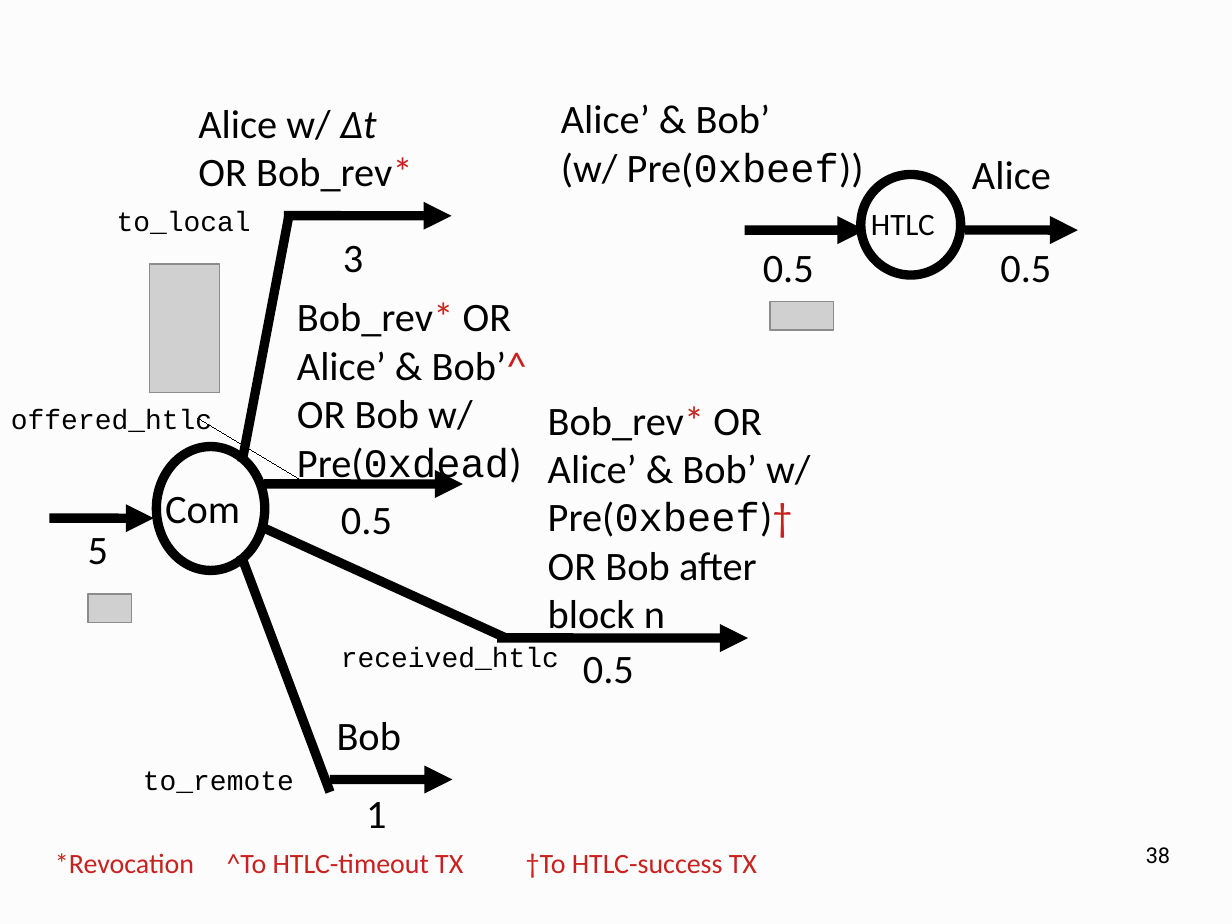
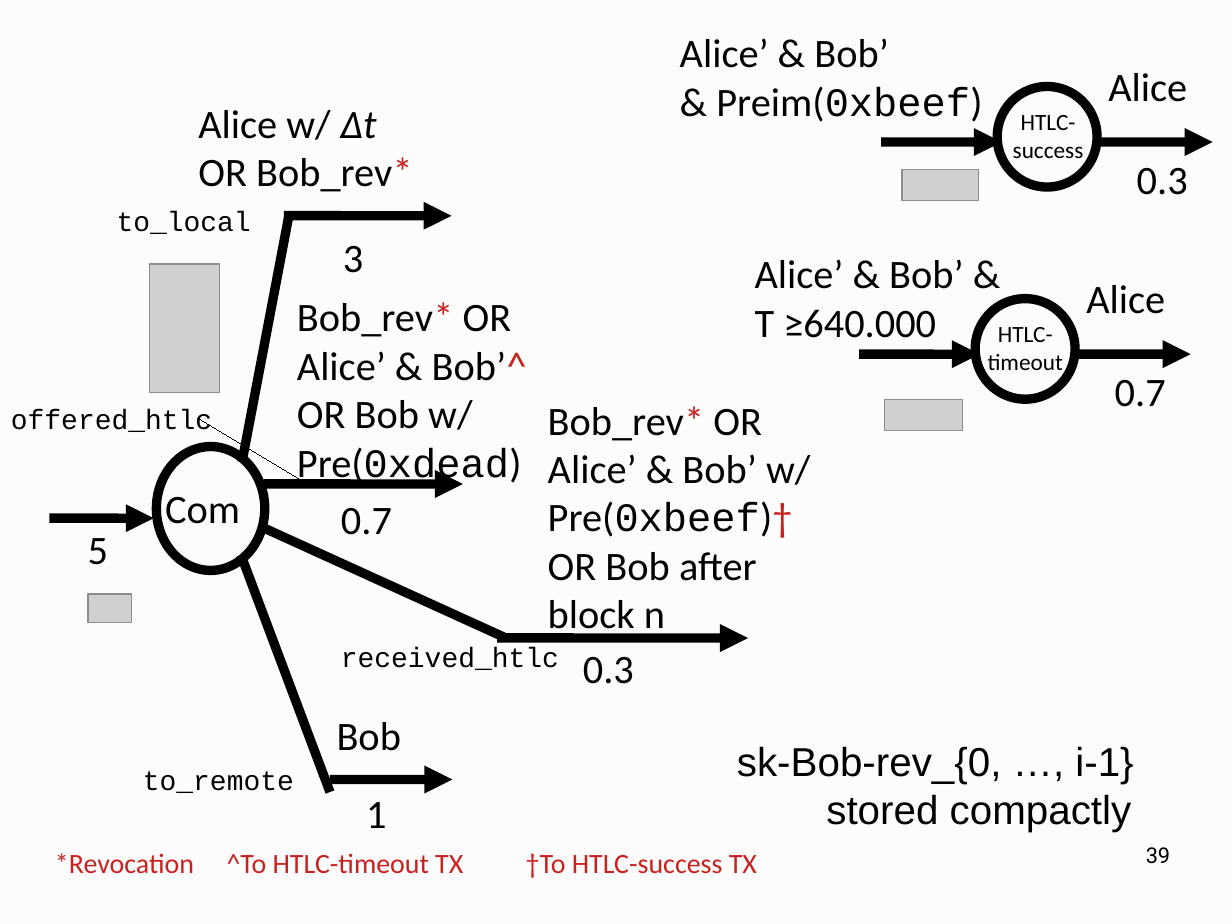
Before and after one commit to OrfeasLitos/PaymentChannels, a slide deck: slide 39 of one-hour-slides/direct-channels-slides.odp (slide 38 before the commit). Drawn at 1232x924 pixels with LibreOffice and Linux fonts; fonts in the diff are those of the drawing; grey boxes stand for pictures. Boxes give left, top, right and bottom in pixels: in the first picture for what was removed or moved away, otherwise in the second. Text is boxed around its words. In the diff, an @@ line names an element or a change of style, - is before the commit and + after.

```diff
--- a/one-hour-slides/direct-channels-slides.odp
+++ b/one-hour-slides/direct-channels-slides.odp
@@ text "Alice’ & Bob’" moved from (x1=561, y1=104, x2=864, y2=188) to (x1=680, y1=38, x2=982, y2=122) @@
@@ text "Alice" moved from (x1=972, y1=161, x2=1051, y2=190) to (x1=1108, y1=73, x2=1187, y2=102) @@
@@ text at (x1=716, y1=86, x2=982, y2=122): text changed @@
-(w/ Pre(0xbeef))
+& Preim(0xbeef)
@@ ellipse moved from (x1=861, y1=174, x2=960, y2=275) to (x1=997, y1=86, x2=1097, y2=187) @@
@@ text at (x1=1013, y1=115, x2=1084, y2=164): text changed; size 20 to 15 pt @@
-HTLC
+HTLC-success
@@ arrow moved from (966, 230) - (1079, 230) to (881, 142) - (1002, 142) @@
@@ arrow added from (1100, 142) to (1213, 142), #000000 6.01 pt @@
@@ picture added at (x1=902, y1=170, x2=979, y2=201) @@
@@ text added at (x1=1137, y1=168, x2=1188, y2=195), 26 pt, text #000000 @@
+0.3
@@ text added at (x1=755, y1=259, x2=963, y2=338), 26 pt, text #000000 @@
+Alice’ & Bob’ &
+T ≥640.000
@@ text removed at (x1=763, y1=256, x2=814, y2=283) @@
-0.5
@@ text removed at (x1=1000, y1=256, x2=1051, y2=283) @@
-0.5
@@ ellipse added at (x1=976, y1=298, x2=1075, y2=399), outline #000000 6.01 pt @@
@@ text added at (x1=1086, y1=285, x2=1165, y2=314), 26 pt, text #000000 @@
+Alice
@@ text added at (x1=988, y1=327, x2=1063, y2=376), 15 pt, text #000000 @@
+HTLC-timeout
@@ arrow moved from (745, 230) - (865, 230) to (860, 354) - (980, 354) @@
@@ arrow added from (1078, 354) to (1191, 354), #000000 6.01 pt @@
@@ text added at (x1=1115, y1=380, x2=1166, y2=407), 26 pt, text #000000 @@
+0.7
@@ picture resized from (x1=770, y1=302, x2=834, y2=330) to (x1=884, y1=399, x2=963, y2=430) @@
@@ text at (x1=341, y1=508, x2=392, y2=535): text changed @@
-0.5
+0.7
@@ text at (x1=583, y1=657, x2=634, y2=684): text changed @@
-0.5
+0.3
@@ text added at (x1=737, y1=746, x2=1133, y2=832), 26 pt, text #000000 @@
+sk-Bob-rev_{0, …, i-1}
+stored compactly
@@ page number at (x1=1146, y1=847, x2=1170, y2=864): text changed @@
-38
+39
```
Also in this commit, not shown: 8 other slides changed, 1 slide added, 3 other files.
